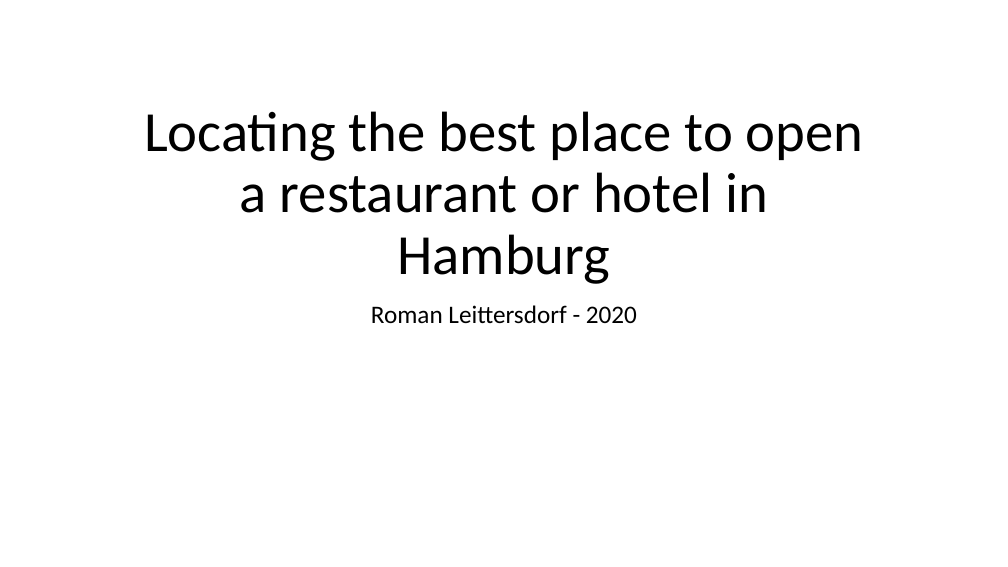
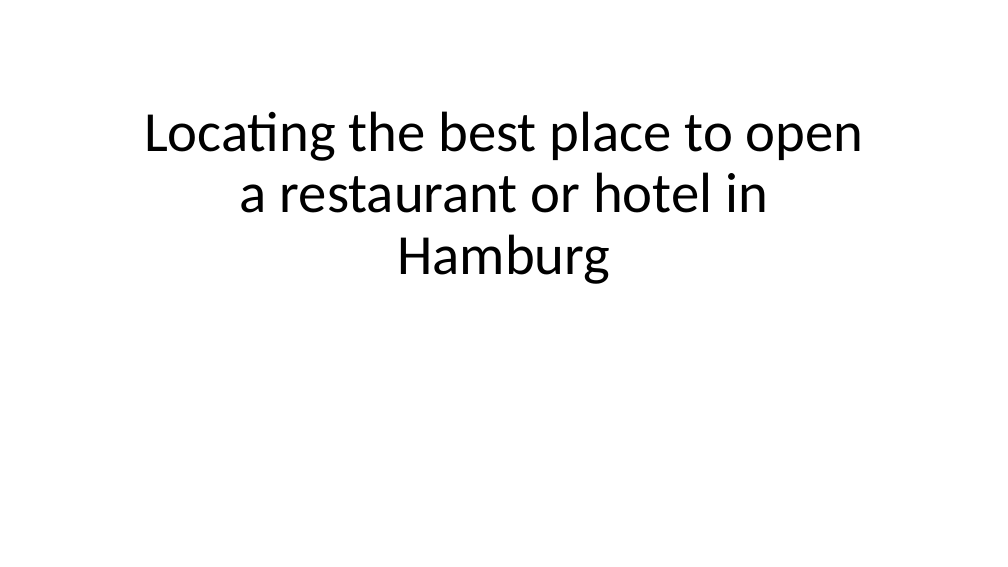
Before and after one commit to augur2/Coursera_Capstone, a slide deck: slide 1 of Locating the best place to open a restaurant.pptx. Drawn at 1008x567 pixels with LibreOffice and Linux fonts; fonts in the diff are those of the drawing. Boxes give left, top, right and bottom in pixels: in the first picture for what was removed or moved away, otherwise in the second. Text is boxed around its words. In the diff, an @@ line names an element or a change of style, - is before the commit and + after.

Commit message:
name entfernt

```diff
--- a/Locating the best place to open a restaurant.pptx
+++ b/Locating the best place to open a restaurant.pptx
@@ subtitle removed at (371,305,637,324) @@
-Roman Leittersdorf - 2020
```
